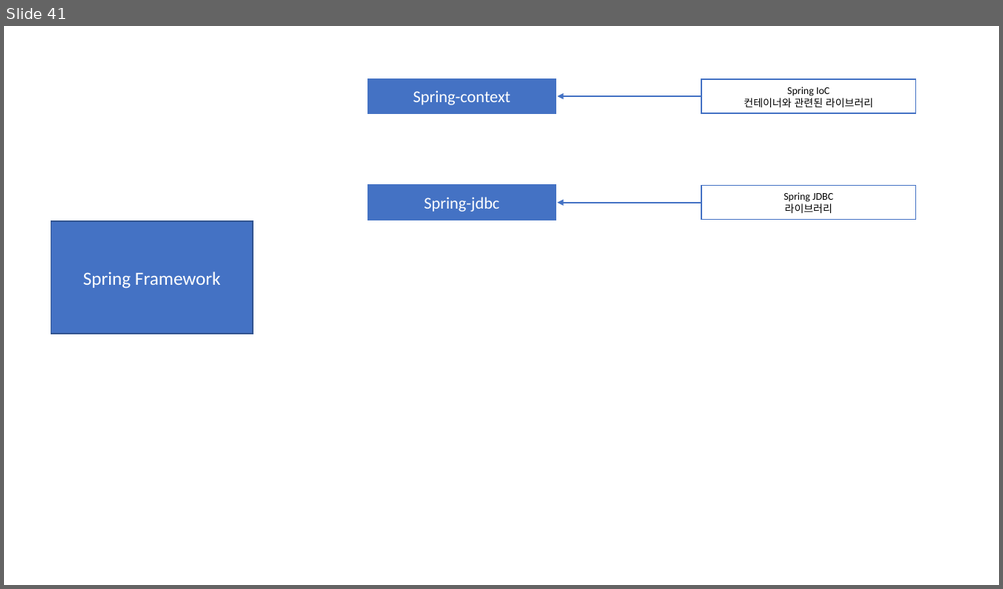
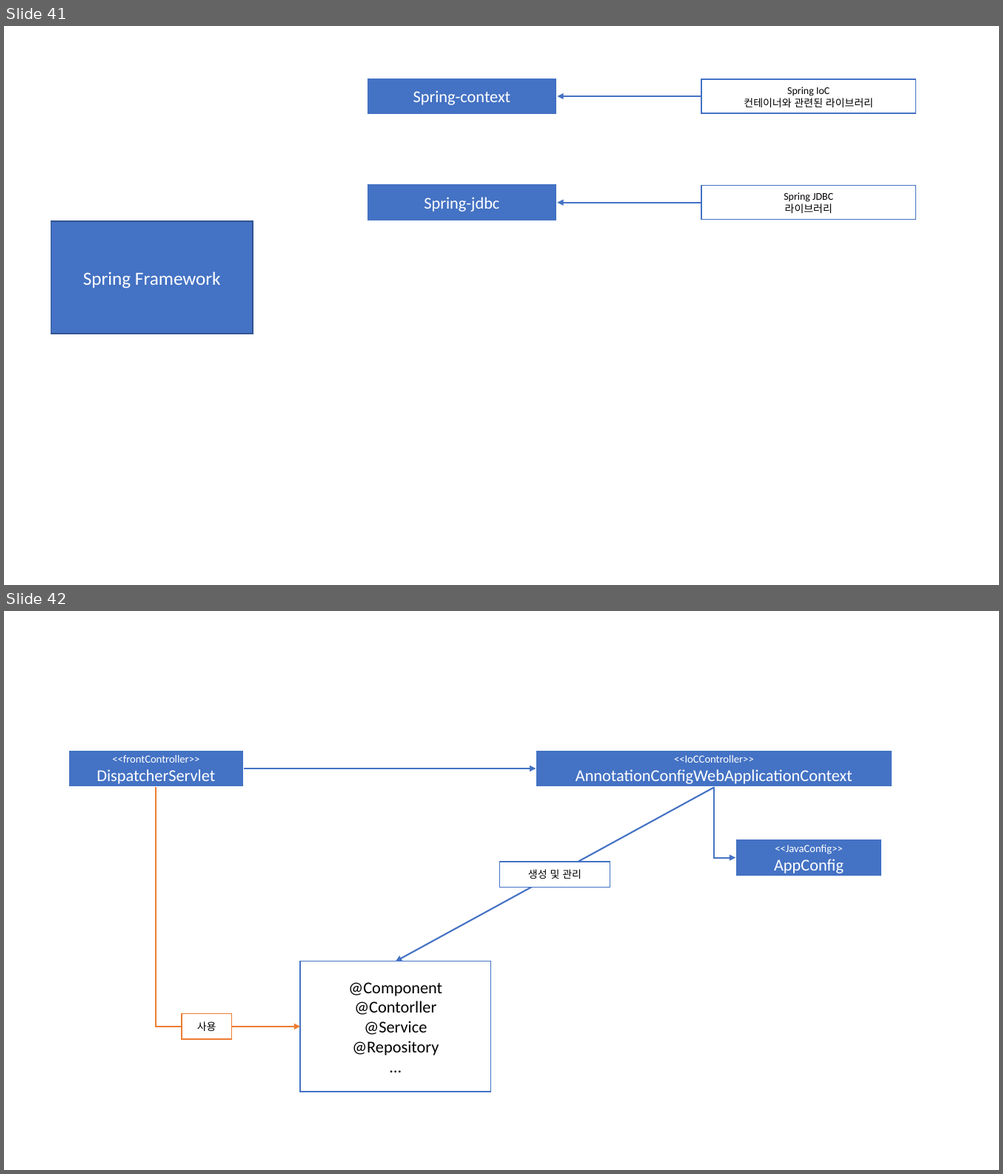
Before and after one commit to Dingadung/2022-study-workspace, a slide deck: study-note/자바/2022-10-11 내용정리.pptx. Shown one above the other, each under a label of ours: slide 41 before the commit, slides 41 and 42 after it. The pictures are 1003x589 and 1003x1174 pixels, drawn with LibreOffice and Linux fonts; fonts in the diff are those of the drawing. Boxes give left, top, right and bottom in pixels: in the first picture for what was removed or moved away, otherwise in the second. Text is boxed around its words. In the diff, an @@ line names an element or a change of style, - is before the commit and + after.

```diff
--- a/study-note/자바/2022-10-11 내용정리.pptx
+++ b/study-note/자바/2022-10-11 내용정리.pptx
@@ slide 42 added at box(4, 611, 999, 1170), background #FFFFFF @@
@@ rectangle added at box(68, 750, 244, 788), fill #4472C4, outline #FFFFFF 1.5 pt, 10.5 pt, text #FFFFFF @@
+<<frontController>>
+DispatcherServlet
@@ rectangle added at box(536, 750, 892, 788), fill #4472C4, outline #FFFFFF 1.5 pt, 16 pt, text #FFFFFF @@
+<<IoCController>>
+AnnotationConfigWebApplicationContext
@@ elbow arrow added from (156, 788) to (300, 1027), #ED7D31 1.5 pt @@
@@ arrow added from (244, 769) to (536, 769), #4472C4 1.5 pt @@
@@ arrow added from (714, 788) to (395, 962), #4472C4 1.5 pt @@
@@ elbow arrow added from (714, 788) to (735, 858), #4472C4 1.5 pt @@
@@ rectangle added at box(735, 840, 882, 877), fill #4472C4, outline #FFFFFF 1.5 pt, 10.5 pt, text #FFFFFF @@
+<<JavaConfig>> AppConfig
@@ rectangle added at box(499, 862, 610, 887), fill #FFFFFF, outline #4472C4 1 pt, 10 pt, text #000000 @@
+생성 및 관리
@@ rectangle added at box(300, 962, 491, 1092), fill #FFFFFF, outline #4472C4 1 pt, 16 pt, text #000000 @@
+@Component
+@Contorller
+@Service
+@Repository
+…
@@ rectangle added at box(182, 1014, 232, 1039), fill #FFFFFF, outline #ED7D31 1 pt, 10 pt, text #000000 @@
+사용
```
Also in this commit, not shown: 1 other slide added, 19 other files.
